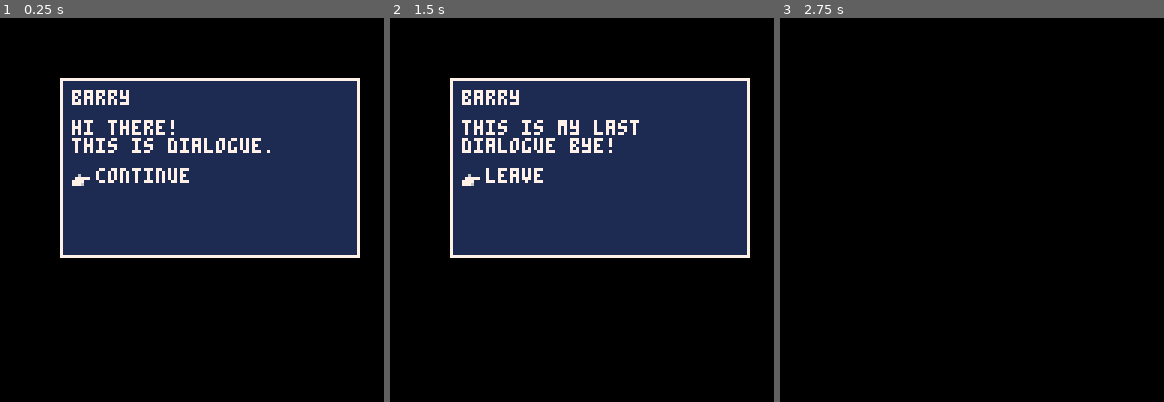
Above: before the commit, frames 1-3 (left to right).
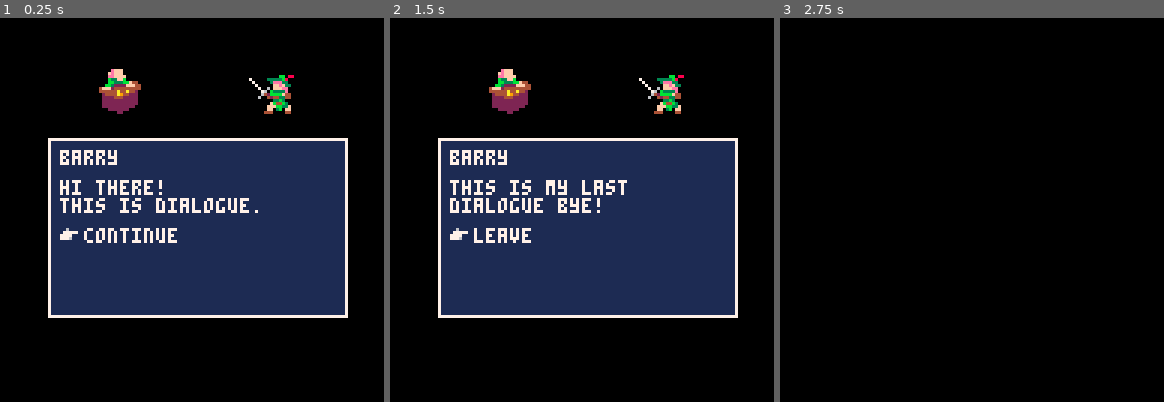
Above: after the commit, the same moments.

Repository: AddisonMink/pico8-rpg
Game: PICO-8 cartridge game.p8
The game is run twice, just before and just after one commit, with the same random seed, the same clock (stepped at 60 frames per second) and the same inputs.
Inputs:
- Up to frame 1 (0.25 s): no input
- Up to frame 2 (1.5 s): tap X (X key) at 0.33, 1.07 s; tap O (Z key) at 0.7 s
- Up to frame 3 (2.75 s): tap O (Z key) at 1.7, 2.1, 2.5 s; tap X (X key) at 1.85 s; hold Up 2.15-2.42 s

The runs differ from the first frame. In frame 1, 31% of the frame differs, in the area x 12-94%, y 13-79%; in frame 2, 31%; in frame 3, nothing differs.

Commit message:
add example dialogue.

Diff:
--- a/dialogue.lua
+++ b/dialogue.lua
@@ -2,12 +2,13 @@
   local me = {}
 
   function me:update()
-    menu_tree:update()
+    return menu_tree:update()
   end
 
   function me:draw()
-    spr(npc_sprite_id, 0, 0, 2, 2)
-    menu_tree:draw(16, 32)
+    spr(npc_sprite_id, 32, 16, 2, 2)
+    spr(2, 82, 16, 2, 2)
+    menu_tree:draw(16, 40)
   end
 
   return me
--- a/game.p8
+++ b/game.p8
@@ -31,17 +31,19 @@
     },
     { "leave" }
   )
+
+  dialogue = dialogue_new(4, menu_tree)
 end
 
 function _update()
   if result then return end
-  result = menu_tree:update()
+  result = dialogue:update()
 end
 
 function _draw()
   cls()
   if result then return end
-  menu_tree:draw(20, 20)
+  dialogue:draw()
 end
 
 
Not shown, changed: 31 lines of the sprite sheet (__gfx__) section of game.p8
